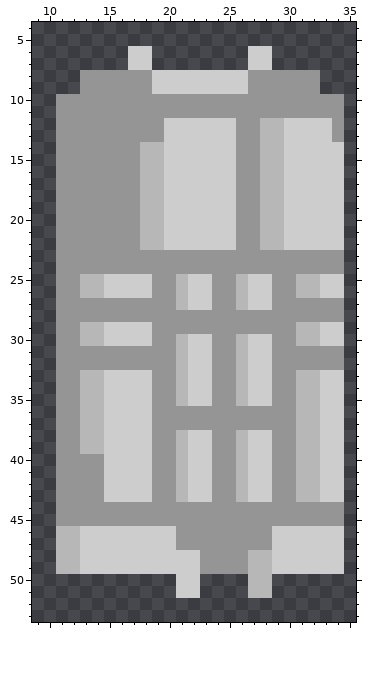
Pixel-art sprite -- sprites/sp_body1/2fd21e2b-8246-4cc4-91e6-bd3df108770e.png. The first picture shows the starting point.
The file is 46x58 pixels. Shown: x 9..35, y 4..53.
The same view after the edit:
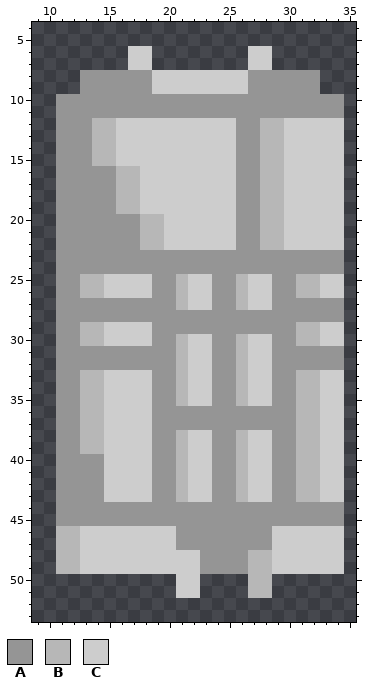
Palette (. is transparent): A #959595  B #b7b7b7  C #cdcdcd
Diff:
{"y":12,"x":14,"old":"AAAAAA","new":"BBCCCC"}
{"y":12,"x":34,"old":"A","new":"C"}
{"y":13,"x":14,"old":"AAAAAA","new":"BBCCCC"}
{"y":13,"x":34,"old":"A","new":"C"}
{"y":14,"x":14,"old":"AAAABB","new":"BBCCCC"}
{"y":15,"x":14,"old":"AAAABB","new":"BBCCCC"}
{"y":16,"x":16,"old":"AABB","new":"BBCC"}
{"y":17,"x":16,"old":"AABB","new":"BBCC"}
{"y":18,"x":16,"old":"AABB","new":"BBCC"}
{"y":19,"x":16,"old":"AABB","new":"BBCC"}
{"label":"changed","picture_box":[92,118,164,214]}
{"label":"changed","picture_box":[332,118,344,142]}
